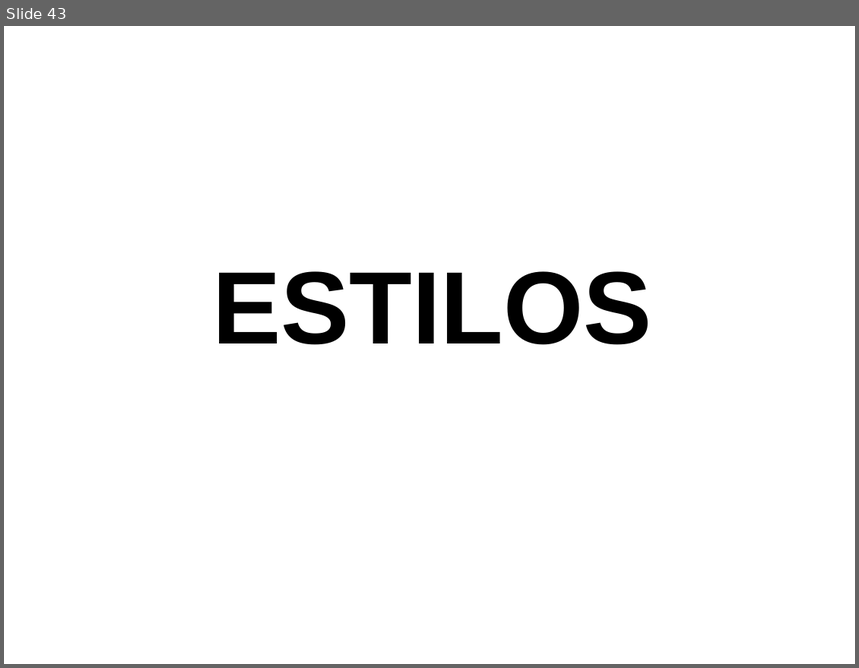
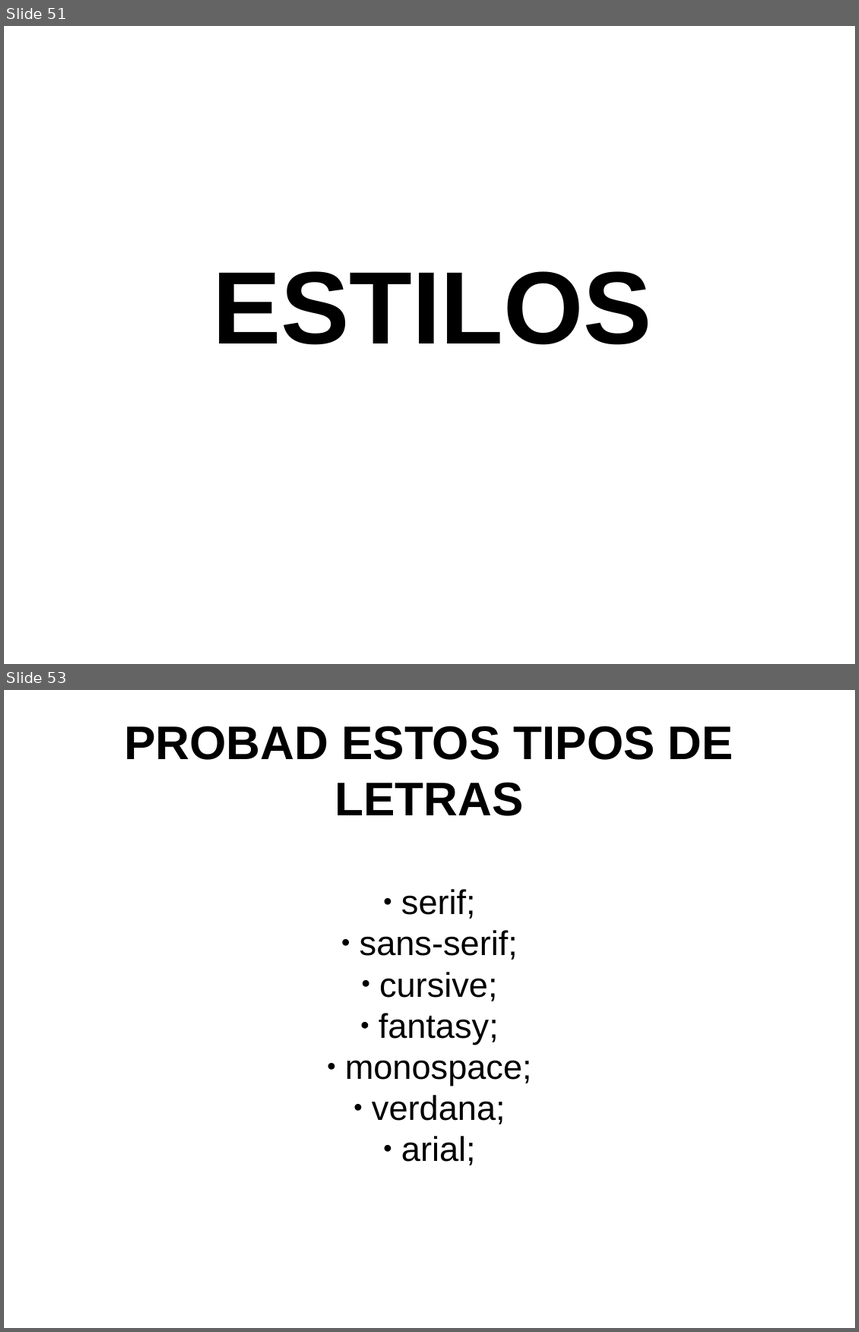
Before and after one commit to toblerone554/CampusInfantil2016, a slide deck: Veteranos/html/PresentaciónHTML.odp. Shown one above the other, each under a label of ours: slide 43 before the commit, slides 51 and 53 after it; the slides between them are not shown. The pictures are 859x668 and 859x1332 pixels, drawn with LibreOffice and Linux fonts; fonts in the diff are those of the drawing. Boxes give left, top, right and bottom in pixels: in the first picture for what was removed or moved away, otherwise in the second. Text is boxed around its words. In the diff, an @@ line names an element or a change of style, - is before the commit and + after.

```diff
--- a/Veteranos/html/PresentaciónHTML.odp
+++ b/Veteranos/html/PresentaciónHTML.odp
@@ slide 53 added at (x1=4, y1=690, x2=855, y2=1328), background #FFFFFF @@
@@ title added at (x1=124, y1=726, x2=734, y2=816), 44 pt, text #000000, bold @@
+PROBAD ESTOS TIPOS DE LETRAS
@@ subtitle added at (x1=345, y1=889, x2=532, y2=1166), 32 pt, text #000000 @@
+● serif;
+● sans-serif;
+● cursive;
+● fantasy;
+● monospace;
+● verdana;
+● arial;
@@ what was slide 43 is now slide 51 @@
```
Also in this commit, not shown: 15 other slides added, 2 slides removed, 13 other files.
